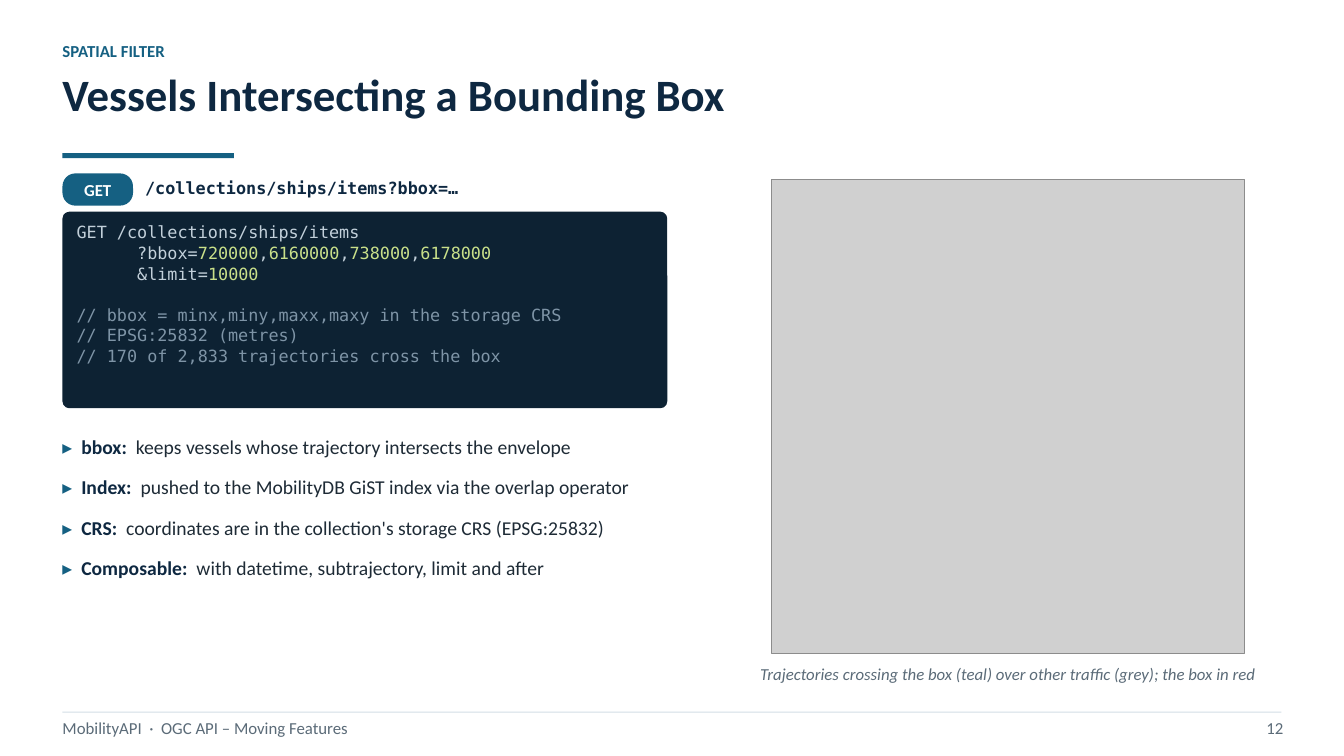
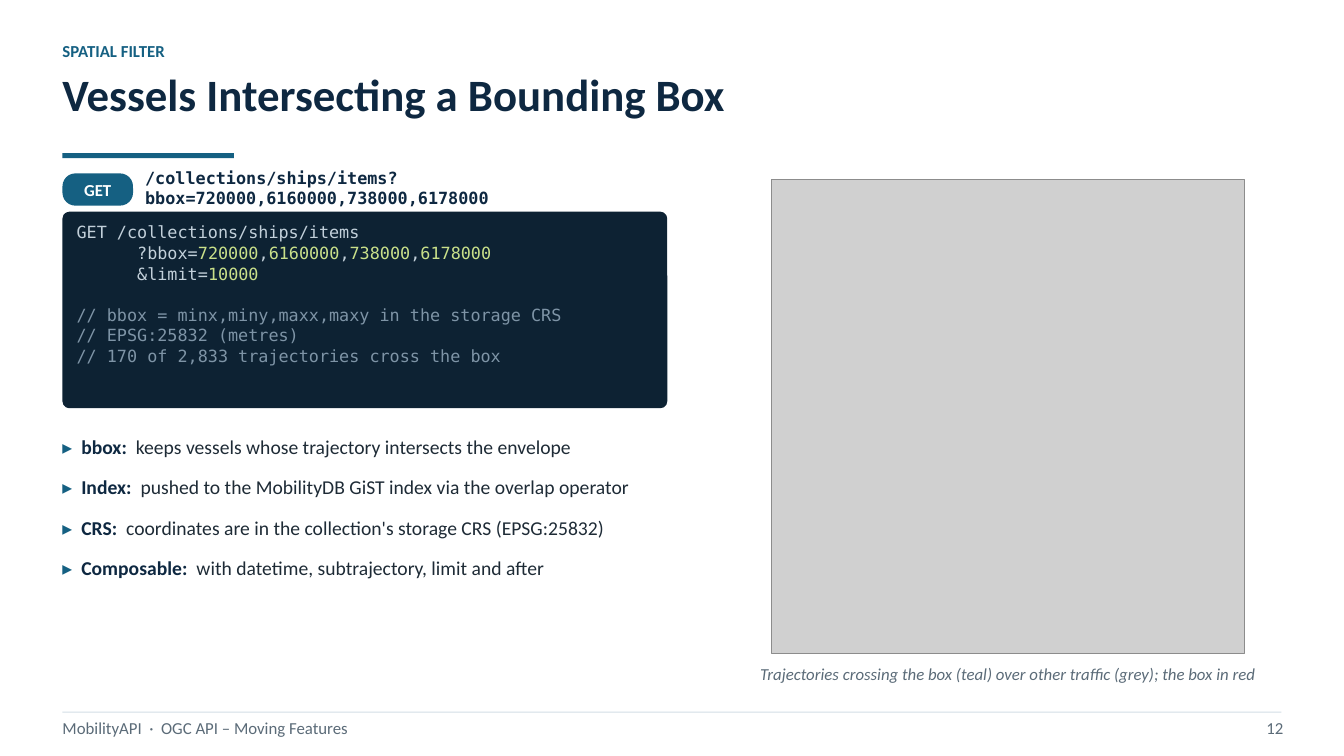
Before and after one commit to MobilityDB/MobilityAPI, a slide deck: slide 15 of MobilityAPIV5.pptx. Drawn at 1344x756 pixels with LibreOffice and Linux fonts; fonts in the diff are those of the drawing; grey boxes stand for pictures. Boxes give left, top, right and bottom in pixels: in the first picture for what was removed or moved away, otherwise in the second. Text is boxed around its words. In the diff, an @@ line names an element or a change of style, - is before the commit and + after.

```diff
--- a/MobilityAPIV5.pptx
+++ b/MobilityAPIV5.pptx
@@ text at box(145, 170, 488, 207): text changed @@
-/collections/ships/items?bbox=…
+/collections/ships/items?bbox=720000,6160000,738000,6178000
```
Also in this commit, not shown: 16 other slides changed, 2 slides added, 1 slide removed, 1 other file.
